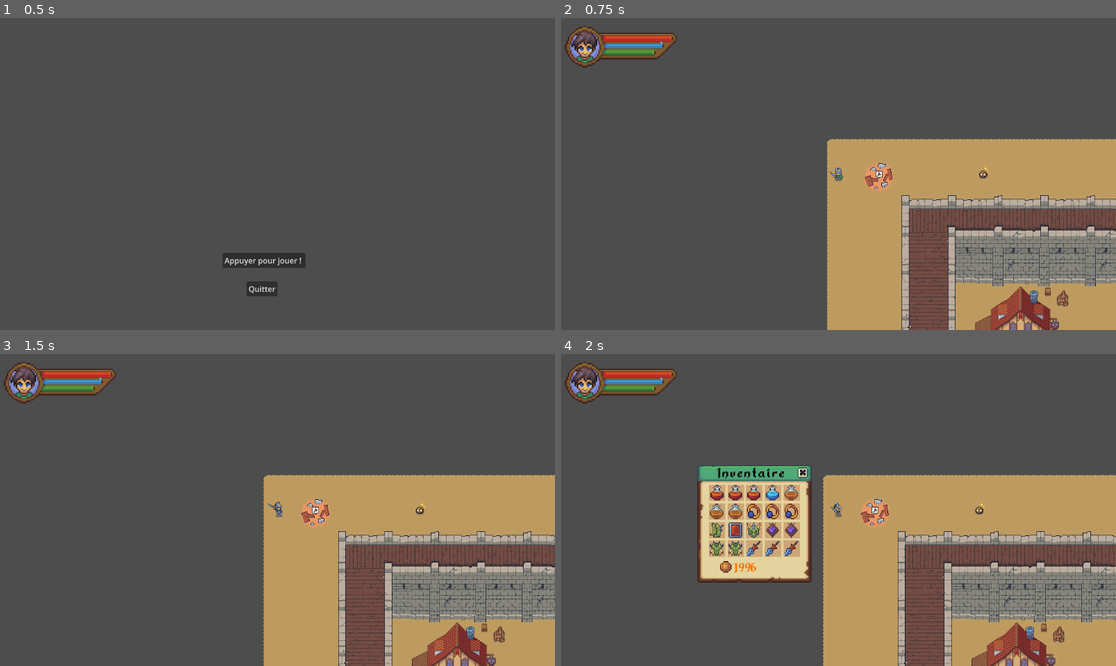
Above: before the commit, frames 1-4 (two rows, left to right).
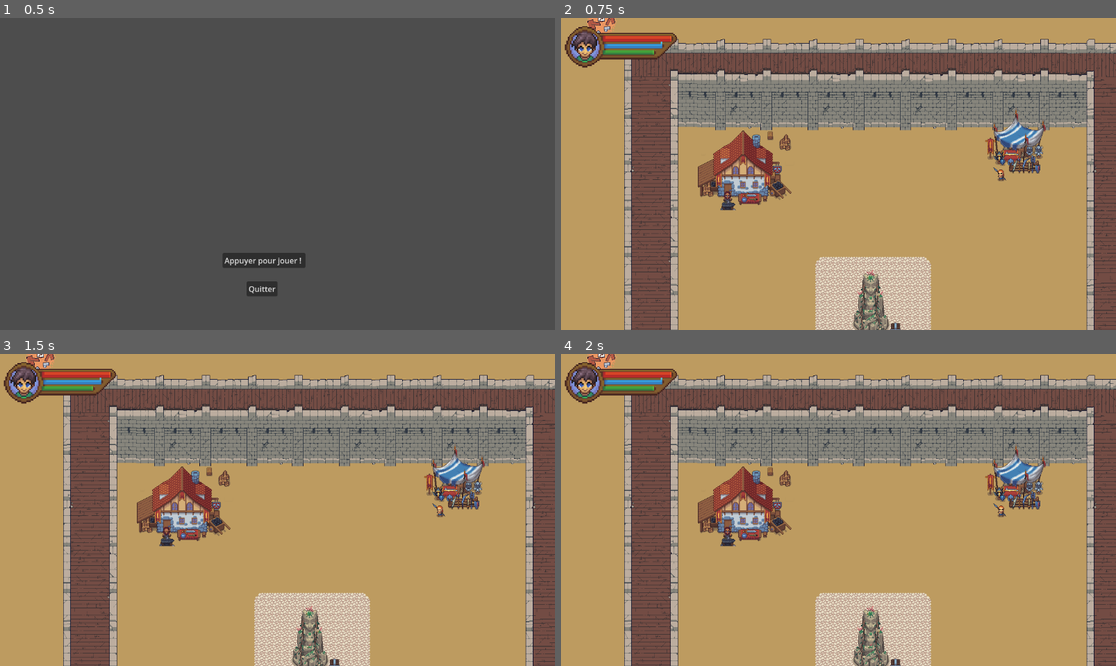
Above: after the commit, the same moments.

Repository: drakaner/Knight-Protector-v2
Game: Godot game, scene res://Scenes/scene_menu.tscn
Two runs of this game, one before a commit and one after it. Both use one fixed random seed, a clock stepped at 60 frames per second and the inputs below. Sound files missing from this copy of the repository are replaced by a short silence.
Inputs (mouse positions are in pixels of both pictures, inside the frame that each line leads up to):
- Up to frame 1 (0.5 s): no input
- Up to frame 2 (0.75 s): click "Appuyer pour jouer !" at 0.5 s
- Up to frame 3 (1.5 s): tap Enter at 1.25 s; move the mouse to (399, 494) at 1.27 s; hold Right (ui_right) from 1.28 s (still down); click (399, 494) at 1.35 s
- Up to frame 4 (2 s): keep holding Right (ui_right); tap I (i) at 1.55 s

Frame 1 is identical in both runs. In frame 2, 82% of the frame differs, in the area x 0-100%, y 0-100%; in frame 3, 82%; in frame 4, 81%.
Error after the commit: Parse Error: Expected identifier after "." for attribute access. (res://Scripts/scene_gameplay.gd:193)

Commit message:
win 16oct

Diff:
--- a/Scripts/scene_gameplay.gd
+++ b/Scripts/scene_gameplay.gd
@@ -24,6 +24,8 @@
 var gui_alchimie
 var gui_inventaire
 var gui_equipement
+
+var isAttaque = false
 
 @onready var gui_hero = get_node("gui_hudHero")
 
@@ -188,7 +190,10 @@
 
 
 func gestion_collide_heros(delta: float, pH_A_D_x, pH_A_D_y, pH_A_L_x, pH_A_L_y, pH_A_U_x, pH_A_U_y, pH_A_R_x, pH_A_R_y, pHeroCurrent):
-	if Input.is_action_just_pressed("button_left"):
+	if hero.img[pHeroCurrent].Animated. :
+		isAttaque = false
+	if Input.is_action_just_pressed("button_left") and isAttaque == false:
+		isAttaque = true
 		if (hero.img[pHeroCurrent].position.x + pH_A_D_x) >= lst_ennemy[0].get_node("area_slime_3").global_position.x - 10 an …(347 unchanged characters)…
 			if hero.img[pHeroCurrent].Animated.animation == "idle_down" or hero.img[pHeroCurrent].Animated.animation == "walk_do …(240 unchanged characters)…
 				print("je touche le slime")
